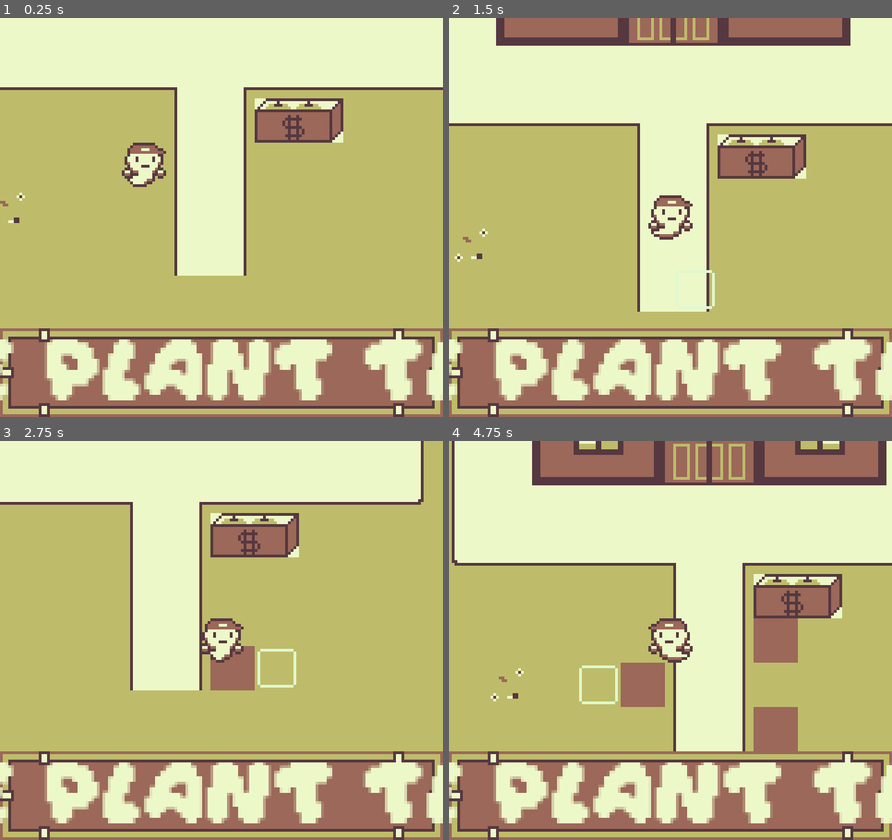
Above: before the commit, frames 1-4 (two rows, left to right).
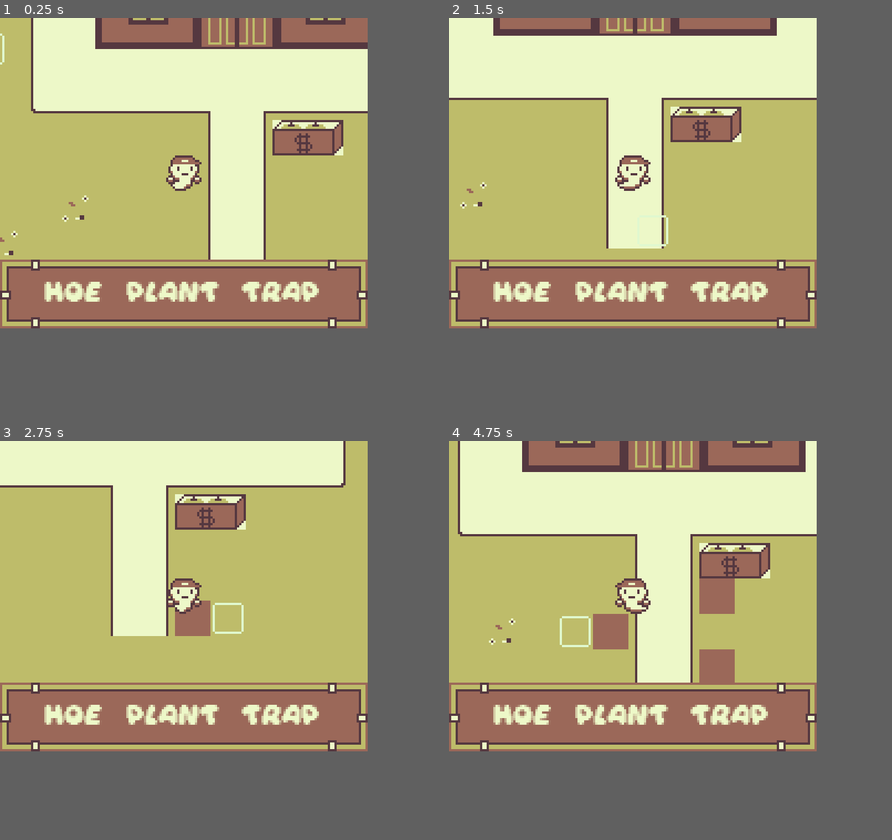
Above: after the commit, the same moments.

Repository: Tyrron/ghostly-estate
Game: Godot game, scene res://scenes/farm.tscn
Two runs of this game, one before a commit and one after it. Both use one fixed random seed, a clock stepped at 60 frames per second and the inputs below.
Inputs:
- Up to frame 1 (0.25 s): no input
- Up to frame 2 (1.5 s): hold D (right) 0.53-1.28 s; tap Space (action) at 0.6, 1.35 s; hold S (down) from 1.28 s (still down)
- Up to frame 3 (2.75 s): release S (down) at 2.03 s; hold D (right) from 2.03 s (still down); tap Space (action) at 2.1 s
- Up to frame 4 (4.75 s): release D (right) at 2.78 s; hold W (up) 2.78-3.53 s; tap Space (action) at 2.85, 3.6, 4.35 s; hold A (left) from 3.53 s (still down)
In our replay, the window is 800x720 before the commit and 664x560 after it. These sizes can differ from the game's own. Grey fills any space a smaller window leaves; there, only what the larger window draws over its background counts as a difference.

The runs differ from the first frame. In frame 1, 52% of the frame differs, in the area x 0-100%, y 0-100%; in frame 2, 53%; in frame 3, 48%; in frame 4, 57%.

Commit message:
Updated resolution handling to match GB original

Diff:
--- a/assets/theme/UiTheme.tres
+++ b/assets/theme/UiTheme.tres
@@ -19,5 +19,6 @@
 default_font = ExtResource("2_7d473")
 default_font_size = 20
 Label/colors/font_color = Color(0.929412, 0.972549, 0.784314, 1)
+Label/font_sizes/font_size = 8
 MarginContainer/constants/margin_left = 200
 Panel/styles/panel = SubResource("StyleBoxTexture_xwwte")
--- a/globals.gd
+++ b/globals.gd
@@ -1,3 +1,8 @@
 extends Node
 
 var grid_size = 16
+var window_scale = 5
+
+func _ready() -> void:
+	var window = get_window()
+	window.size *= window_scale
--- a/project.godot
+++ b/project.godot
@@ -21,11 +21,9 @@
 
 [display]
 
-window/size/viewport_width=800
-window/size/viewport_height=720
-window/size/resizable=false
+window/size/viewport_width=166
+window/size/viewport_height=140
 window/stretch/mode="viewport"
-window/stretch/scale=5.0
 window/stretch/scale_mode="integer"
 
 [dotnet]
--- a/scenes/ActionMenu.tscn
+++ b/scenes/ActionMenu.tscn
@@ -1,15 +1,11 @@
-[gd_scene load_steps=2 format=3 uid="uid://bbpupb5ronud3"]
+[gd_scene load_steps=2 format=3 uid="uid://s1mw3v4tb0xn"]
 
 [ext_resource type="Theme" uid="uid://cy64taod01e1o" path="res://assets/theme/UiTheme.tres" id="1_t54j5"]
 
-[node name="ActionMenu" type="Control"]
-layout_mode = 3
-anchors_preset = 0
+[node name="ActionMenu" type="CanvasLayer"]
+follow_viewport_enabled = true
 
-[node name="CanvasLayer" type="CanvasLayer" parent="."]
-layer = 0
-
-[node name="PanelContainer" type="PanelContainer" parent="CanvasLayer"]
+[node name="PanelContainer" type="PanelContainer" parent="."]
 anchors_preset = -1
 anchor_left = 0.004
 anchor_top = 0.781
@@ -20,39 +16,40 @@
 grow_horizontal = 2
 grow_vertical = 2
 
-[node name="Panel" type="Panel" parent="CanvasLayer/PanelContainer"]
+[node name="Panel" type="Panel" parent="PanelContainer"]
 layout_mode = 2
 theme = ExtResource("1_t54j5")
 
-[node name="HBoxContainer" type="HBoxContainer" parent="CanvasLayer/PanelContainer/Panel"]
+[node name="HBoxContainer" type="HBoxContainer" parent="PanelContainer/Panel"]
 clip_children = 1
 z_as_relative = false
-clip_contents = true
 layout_mode = 1
-anchors_preset = -1
-anchor_left = 0.319322
-anchor_top = 0.414557
-anchor_right = 0.680678
-anchor_bottom = 0.585443
+anchors_preset = 15
+anchor_right = 1.0
+anchor_bottom = 1.0
 grow_horizontal = 2
 grow_vertical = 2
 theme_override_constants/separation = 10
+alignment = 1
 metadata/_edit_use_anchors_ = true
 
-[node name="Hoe" type="Label" parent="CanvasLayer/PanelContainer/Panel/HBoxContainer"]
+[node name="Hoe" type="Label" parent="PanelContainer/Panel/HBoxContainer"]
 layout_mode = 2
+theme = ExtResource("1_t54j5")
 text = "Hoe
 "
 metadata/_edit_use_anchors_ = true
 
-[node name="Plant" type="Label" parent="CanvasLayer/PanelContainer/Panel/HBoxContainer"]
+[node name="Plant" type="Label" parent="PanelContainer/Panel/HBoxContainer"]
 layout_mode = 2
+theme = ExtResource("1_t54j5")
 text = "Plant
 "
 metadata/_edit_use_anchors_ = true
 
-[node name="Trap" type="Label" parent="CanvasLayer/PanelContainer/Panel/HBoxContainer"]
+[node name="Trap" type="Label" parent="PanelContainer/Panel/HBoxContainer"]
 layout_mode = 2
+theme = ExtResource("1_t54j5")
 text = "Trap
 "
 metadata/_edit_use_anchors_ = true
--- a/scenes/farm.tscn
+++ b/scenes/farm.tscn
@@ -26,11 +26,11 @@
 tile_set = ExtResource("3_3jqrq")
 
 [node name="Player" parent="." instance=ExtResource("2_88nb7")]
+unique_name_in_owner = true
 position = Vector2(88, 56)
 
 [node name="Camera2D" type="Camera2D" parent="."]
-position = Vector2(116, 75)
-editor_draw_limits = true
+position = Vector2(83, 70)
 script = ExtResource("6_of5u1")
 
 [node name="Cursor" type="Sprite2D" parent="."]
@@ -38,7 +38,7 @@
 script = ExtResource("8_volhw")
 
 [node name="ActionMenu" parent="." instance=ExtResource("8_rdrxb")]
-visible = false
+follow_viewport_enabled = false
 
 [node name="Triggers" type="Node2D" parent="."]
 
--- a/scripts/main_camera.gd
+++ b/scripts/main_camera.gd
@@ -1,5 +1,7 @@
 extends Camera2D
 
+func _ready() -> void:
+	self.position = %Player.position
 
 func _on_player_moved(player_position: Vector2, direction: Vector2) -> void:
 	self.position = player_position
Not shown: 1 places in scenes/farm.tscn that only renumber resources
